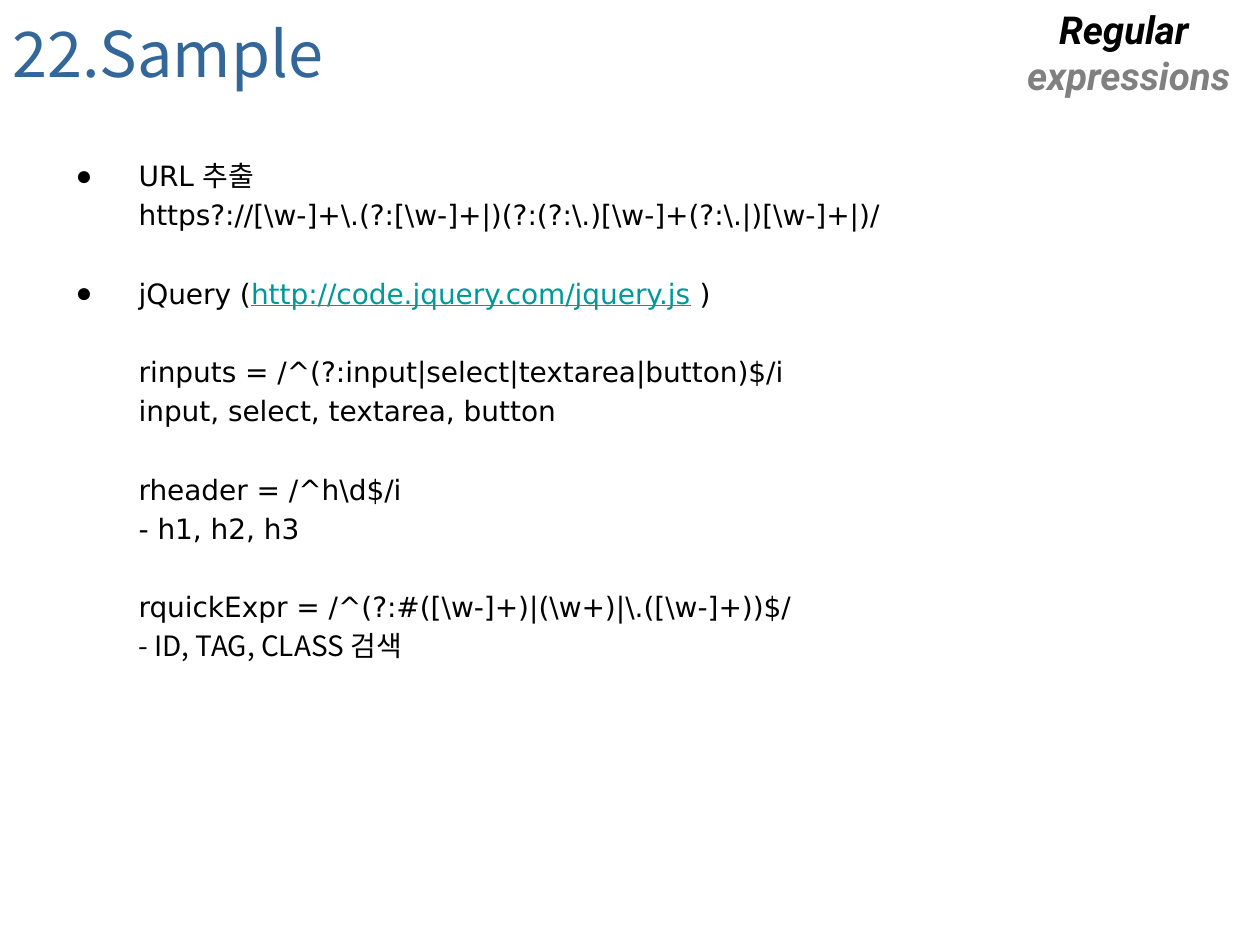
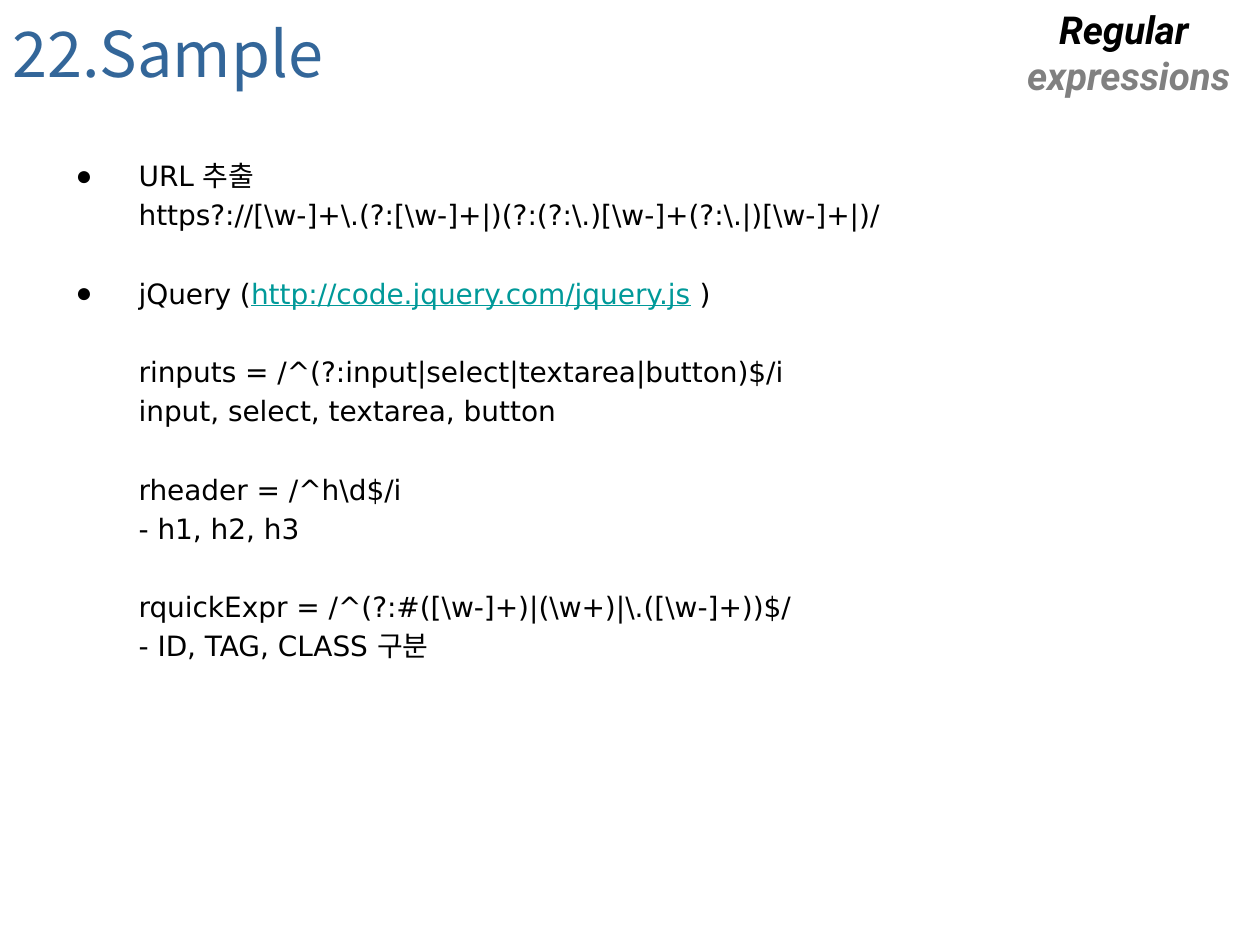
Before and after one commit to foxworld/002-RegExp, a slide deck: slide 49 of regexpr_20140218.pptx. Drawn at 1260x945 pixels with LibreOffice and Linux fonts; fonts in the diff are those of the drawing; background and template pictures are left out. Boxes give left, top, right and bottom in pixels: in the first picture for what was removed or moved away, otherwise in the second. Text is boxed around its words. In the diff, an @@ line names an element or a change of style, - is before the commit and + after.

```diff
--- a/regexpr_20140218.pptx
+++ b/regexpr_20140218.pptx
@@ text at box(158, 633, 428, 660): text changed; font Noto Sans CJK KR to DejaVu Sans @@
-  - ID, TAG, CLASS 검색
+  - ID, TAG, CLASS 구분
```
Also in this commit, not shown: 5 other slides changed, 2 slides added, 2 slides removed.
